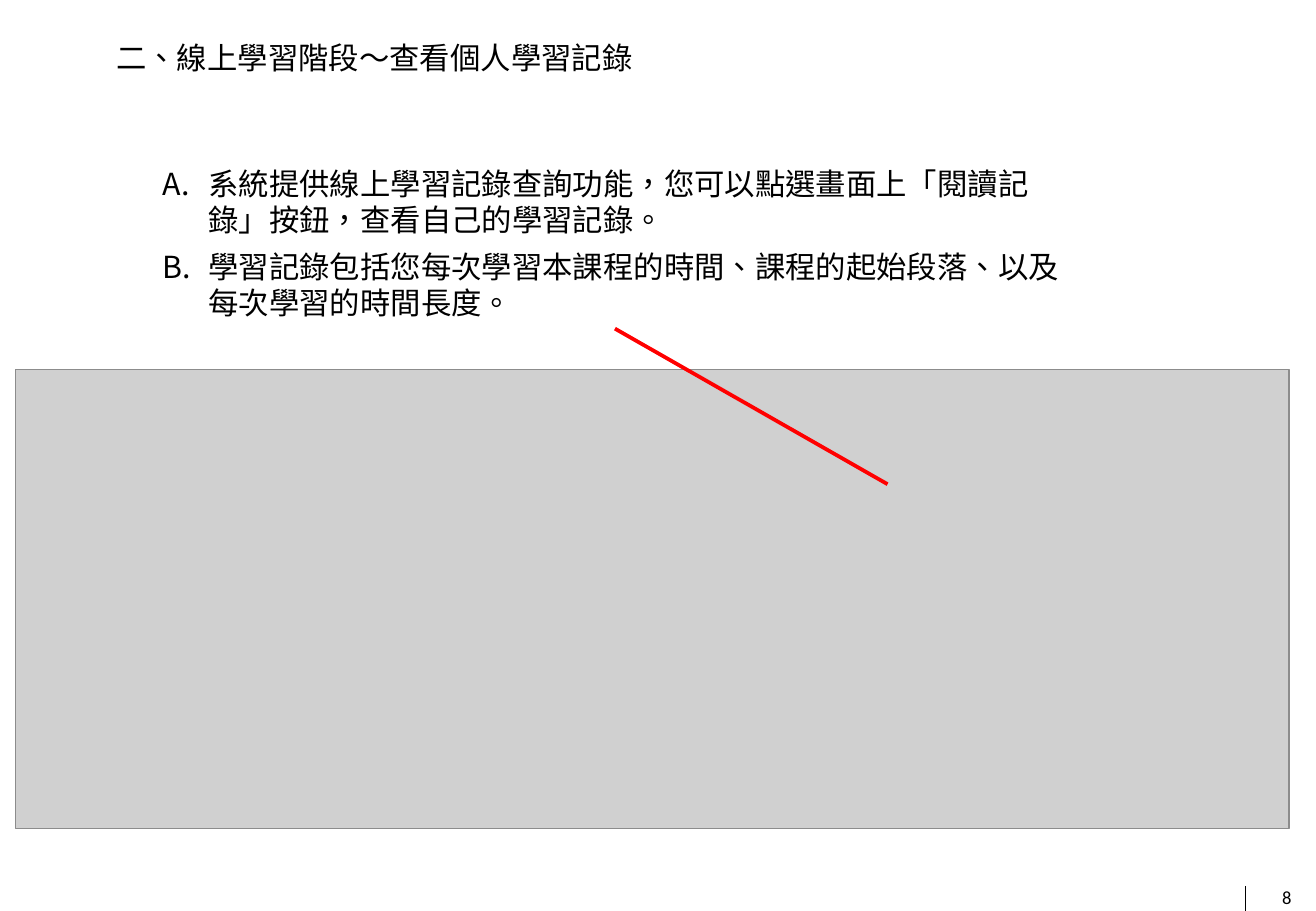
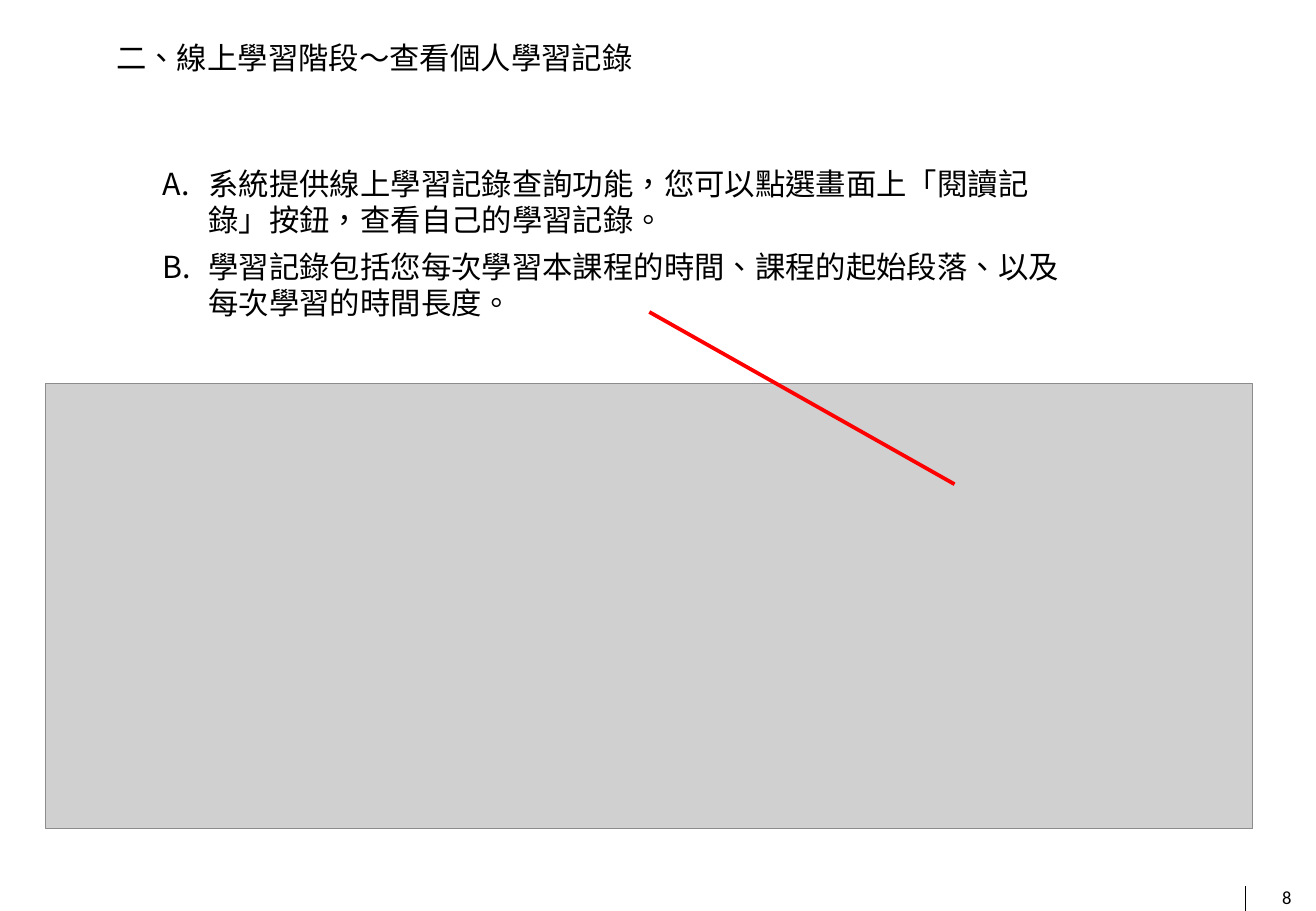
Before and after one commit to little2/l_ms, a slide deck: slide 8 of readme.pptx. Drawn at 1316x911 pixels with LibreOffice and Linux fonts; fonts in the diff are those of the drawing; grey boxes stand for pictures; background and template pictures are left out. Boxes give left, top, right and bottom in pixels: in the first picture for what was removed or moved away, otherwise in the second. Text is boxed around its words. In the diff, an @@ line names an element or a change of style, - is before the commit and + after.

```diff
--- a/readme.pptx
+++ b/readme.pptx
@@ line moved from (615, 329) - (888, 485) to (650, 312) - (955, 485) @@
@@ picture: place and size @@
-picture at (16, 369, 1290, 829)
+picture at (46, 383, 1254, 829)
```
Also in this commit, not shown: 5 other slides changed, 2 other files.
